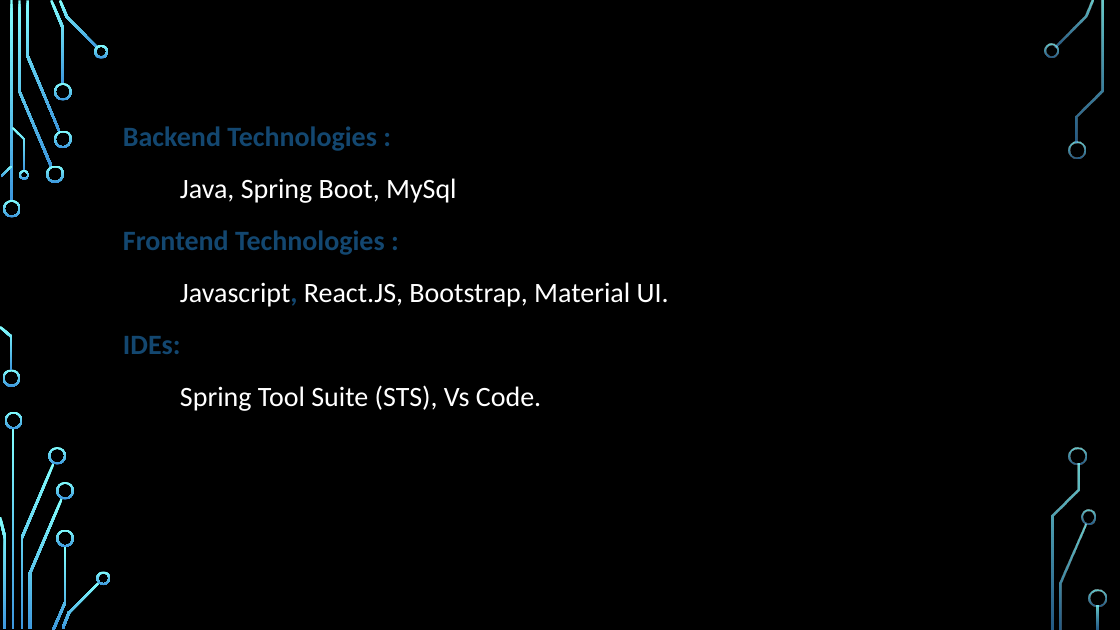
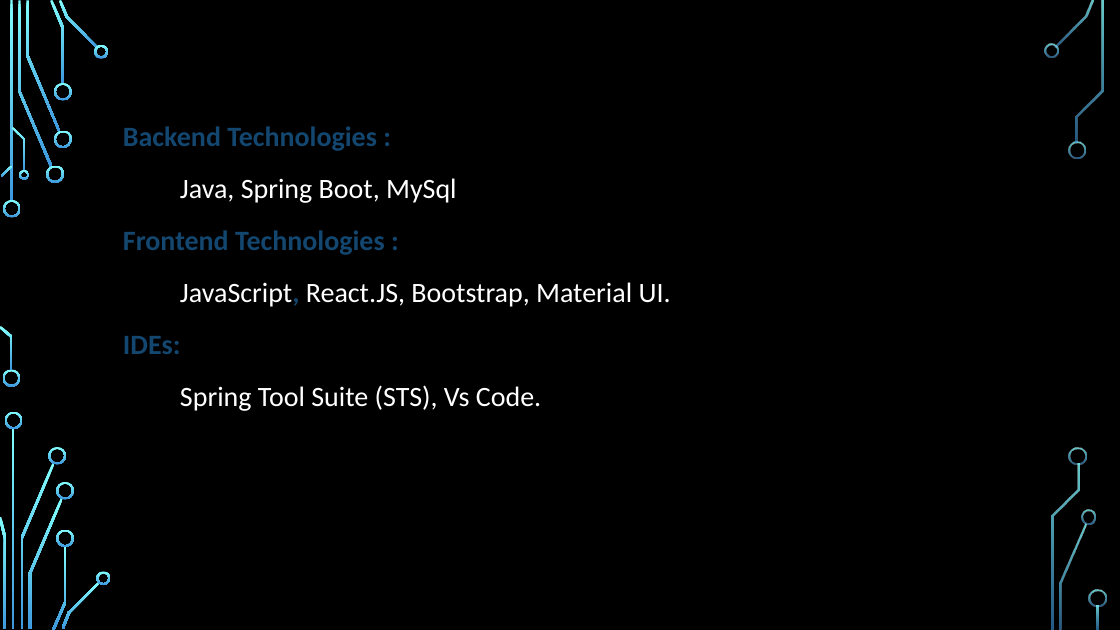
Before and after one commit to iamVishal8947/Campus-Canteen-Management-System, a slide deck: slide 7 of Ppts/CMS presentation.pptx. Drawn at 1120x630 pixels with LibreOffice and Linux fonts; fonts in the diff are those of the drawing; background and template pictures are left out. Boxes give left, top, right and bottom in pixels: in the first picture for what was removed or moved away, otherwise in the second. Text is boxed around its words. In the diff, an @@ line names an element or a change of style, - is before the commit and + after.

```diff
--- a/Ppts/CMS presentation.pptx
+++ b/Ppts/CMS presentation.pptx
@@ text at (x1=180, y1=282, x2=671, y2=307): text changed @@
-Javascript, React.JS, Bootstrap, Material UI.
+JavaScript, React.JS, Bootstrap, Material UI.
```
Also in this commit, not shown: 6 other slides changed, 7 slides added, 1 slide removed.
